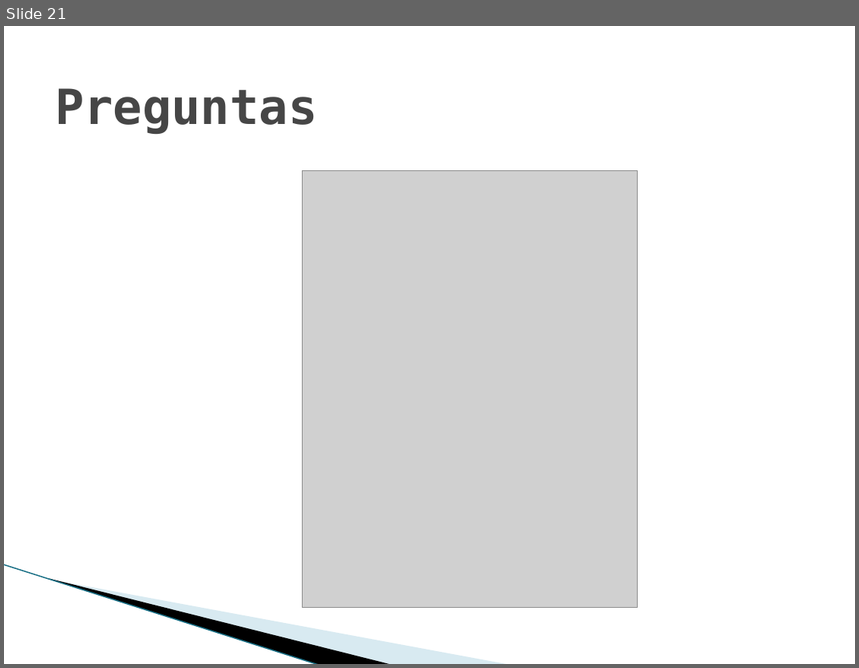
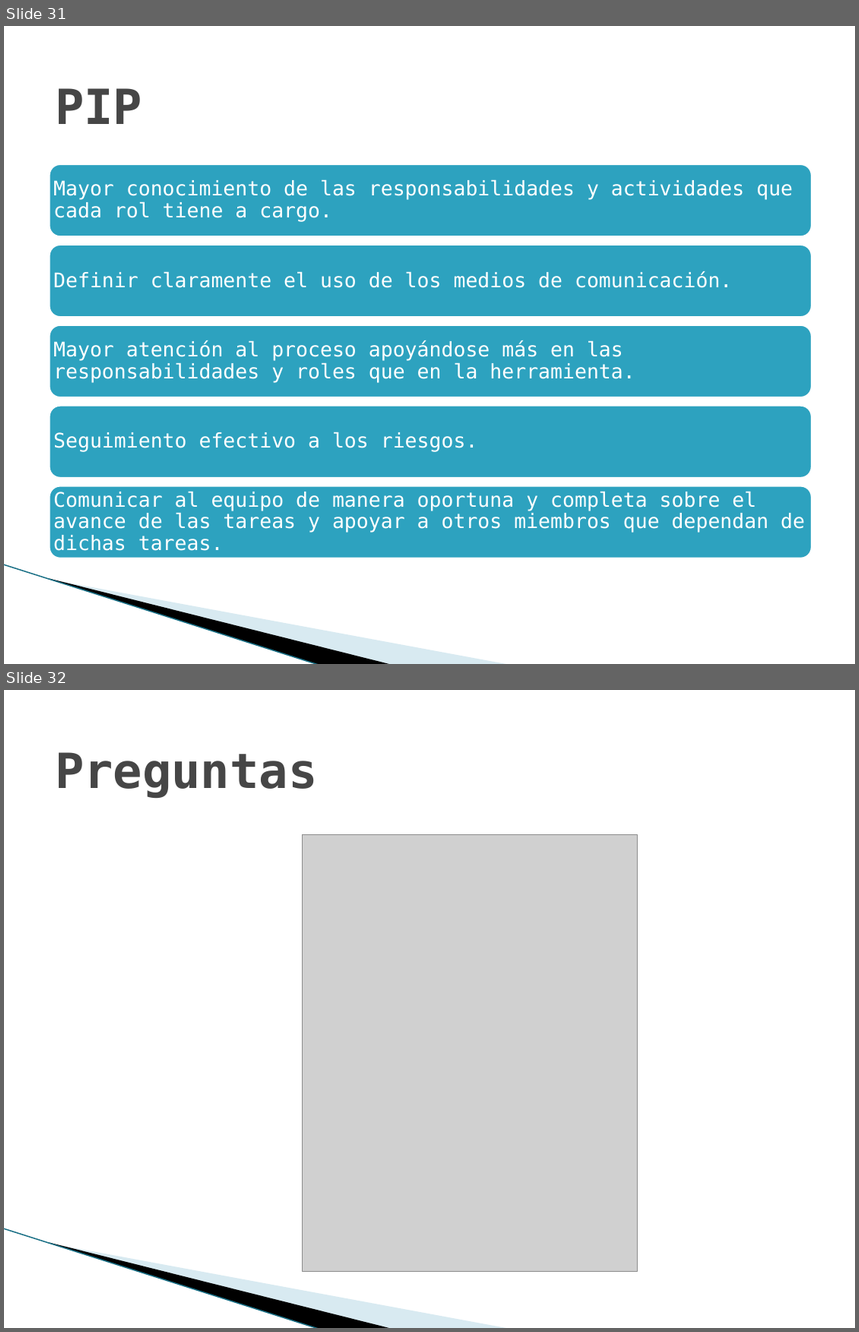
Before and after one commit to jlsarmientoh/tsp_change_counter, a slide deck: docs/NoteBook/Project cycle reports/TSPi – Ciclo 1.pptx. Shown one above the other, each under a label of ours: slide 21 before the commit, slides 31 and 32 after it. The pictures are 859x668 and 859x1332 pixels, drawn with LibreOffice and Linux fonts; fonts in the diff are those of the drawing; grey boxes stand for pictures; background and template pictures are left out. Boxes give left, top, right and bottom in pixels: in the first picture for what was removed or moved away, otherwise in the second. Text is boxed around its words. In the diff, an @@ line names an element or a change of style, - is before the commit and + after.

```diff
--- a/docs/NoteBook/Project cycle reports/TSPi – Ciclo 1.pptx
+++ b/docs/NoteBook/Project cycle reports/TSPi – Ciclo 1.pptx
@@ slide 31 added at [4, 26, 855, 664], background #FFFFFF; not listed: 3 template elements that a slide beside it also shows @@
@@ title added at [55, 88, 142, 124], 41 pt, text #464646, bold @@
+PIP
@@ group added at [47, 162, 813, 560]: 5 rounded rectangles, 5 texts @@
+Mayor conocimiento de las responsabilidades y actividades que cada rol tiene a cargo.
+Definir claramente el uso de los medios de comunicación.
+Mayor atención al proceso apoyándose más en las responsabilidades y roles que en la herramienta.
+Seguimiento efectivo a los riesgos.
+Comunicar al equipo de manera oportuna y completa sobre el avance de las tareas y apoyar a otros miembros que dependan de dichas tareas.
@@ what was slide 21 is now slide 32 @@
```
Also in this commit, not shown: 13 other slides added, 3 slides removed, 1 other file.
